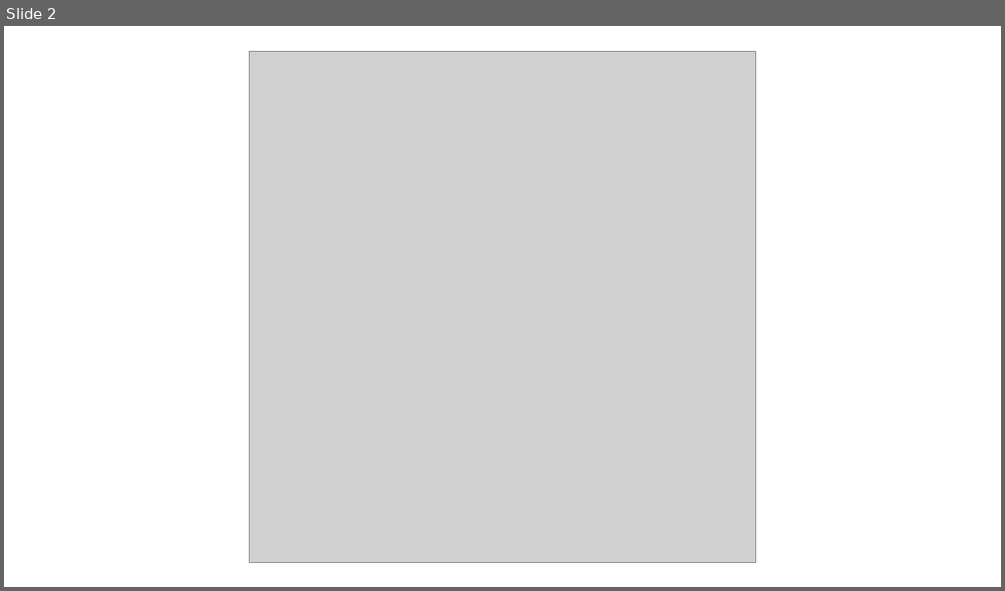
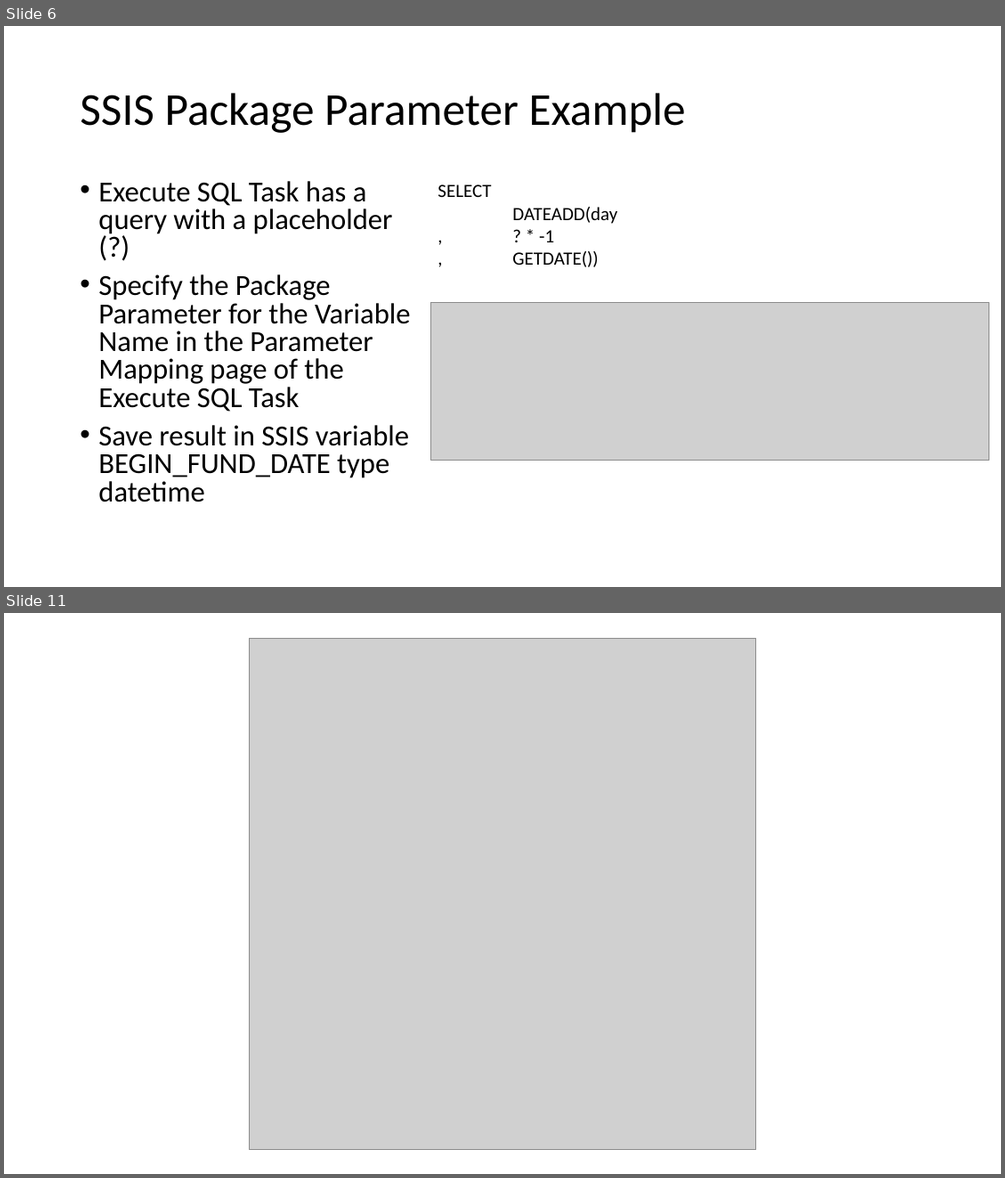
Before and after one commit to agent86ray/ETL-Patterns, a slide deck: SSIS_DEPLOYMENT_AND_SQL_AGENT/SSIS_DEPLOYMENT_AND_SQL_AGENT_SCREEN_SHOTS.pptx. Shown one above the other, each under a label of ours: slide 2 before the commit, slides 6 and 11 after it; the slides between them are not shown. The pictures are 1005x591 and 1005x1178 pixels, drawn with LibreOffice and Linux fonts; fonts in the diff are those of the drawing; grey boxes stand for pictures. Boxes give left, top, right and bottom in pixels: in the first picture for what was removed or moved away, otherwise in the second. Text is boxed around its words. In the diff, an @@ line names an element or a change of style, - is before the commit and + after.

Commit message:
Add package to demonstrate SSIS Package parameters.

```diff
--- a/SSIS_DEPLOYMENT_AND_SQL_AGENT/SSIS_DEPLOYMENT_AND_SQL_AGENT_SCREEN_SHOTS.pptx
+++ b/SSIS_DEPLOYMENT_AND_SQL_AGENT/SSIS_DEPLOYMENT_AND_SQL_AGENT_SCREEN_SHOTS.pptx
@@ slide 6 added at bbox=[4, 26, 1001, 587], background #FFFFFF @@
@@ title added at bbox=[80, 93, 686, 133], 44 pt, text #000000 @@
+SSIS Package Parameter Example
@@ text added at bbox=[98, 181, 411, 502], 28 pt, text #000000 @@
+• Execute SQL Task has a query with a placeholder (?)
+• Specify the Package Parameter for the Variable Name in the Parameter Mapping page of the Execute SQL Task
+• Save result in SSIS variable BEGIN_FUND_DATE type datetime
@@ text added at bbox=[437, 184, 617, 267], 18 pt, text #000000 @@
+SELECT
+DATEADD(day
+, ? * -1
+, GETDATE())
@@ picture added at bbox=[431, 303, 989, 459] @@
@@ what was slide 2 is now slide 11 @@
```
Also in this commit, not shown: 1 slide changed, 8 other slides added, 6 other files.
